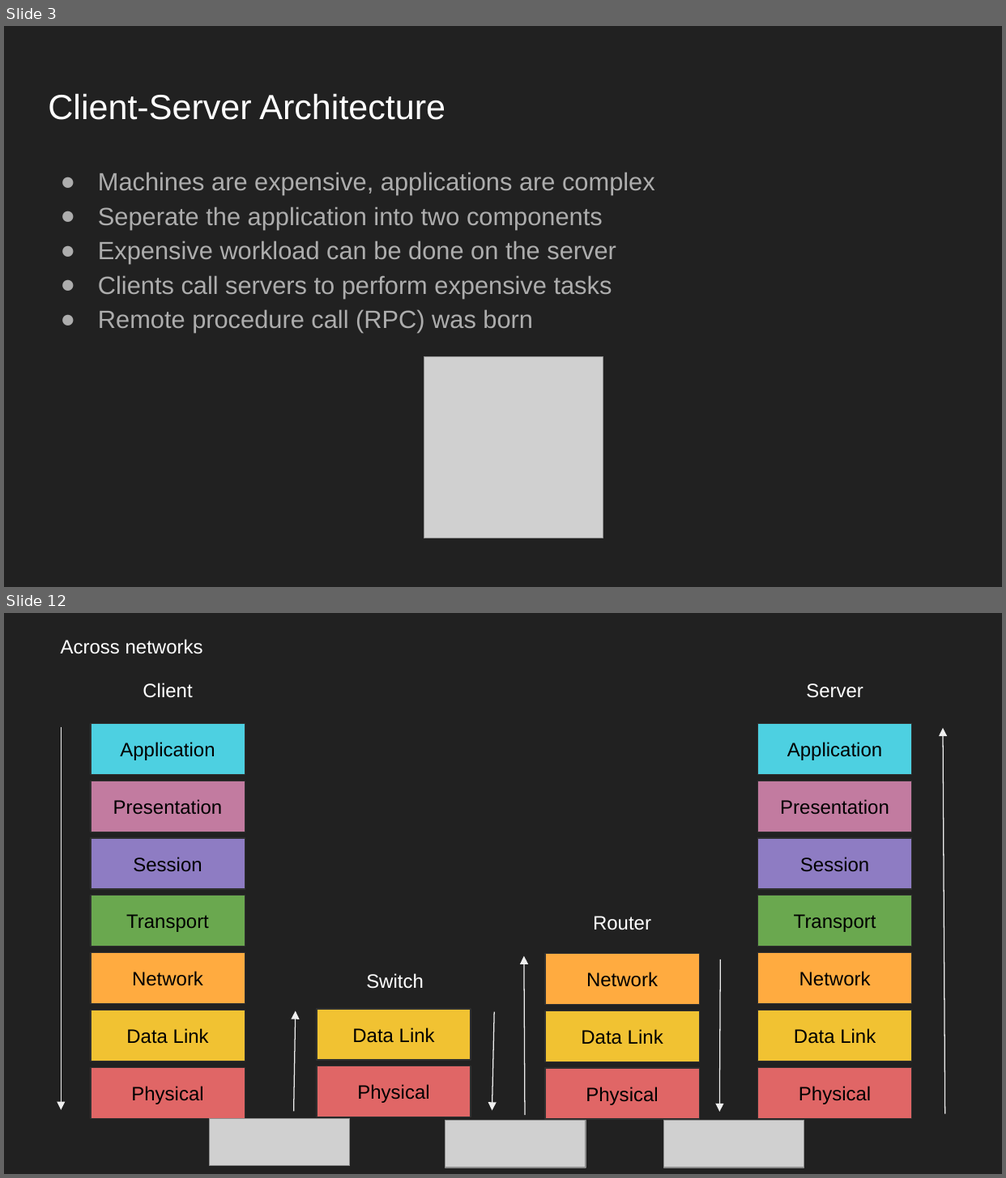
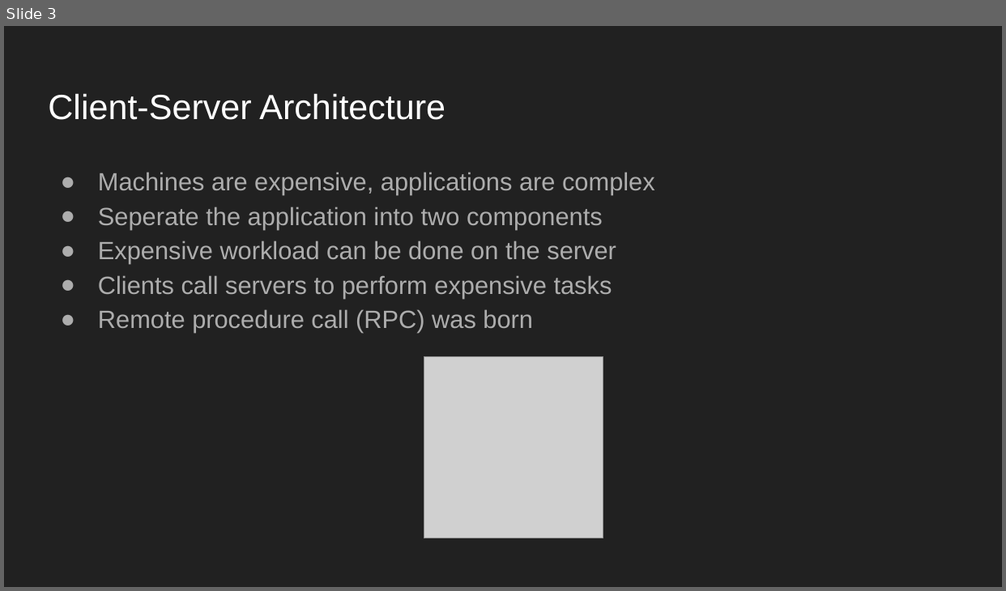
Before and after one commit to trthsa/thinkprompt-asm-file-manipulation, a slide deck: Networking.pptx. Shown one above the other, each under a label of ours: slides 3 and 12 before the commit, slide 3 after it; the slides between them are not shown. The pictures are 1006x1178 and 1006x591 pixels, drawn with LibreOffice and Linux fonts; fonts in the diff are those of the drawing; grey boxes stand for pictures. Boxes give left, top, right and bottom in pixels: in the first picture for what was removed or moved away, otherwise in the second. Text is boxed around its words. In the diff, an @@ line names an element or a change of style, - is before the commit and + after.

```diff
--- a/Networking.pptx
+++ b/Networking.pptx
@@ slide 12 removed at [4,613,1002,1174], background #212121 @@
@@ text removed at [61,639,203,654] @@
-Across networks
@@ text removed at [143,683,192,698] @@
-Client
@@ text removed at [806,683,863,698] @@
-Server
@@ arrow removed from (61, 726) to (61, 1110) @@
@@ rectangle removed at [91,724,245,775] @@
-Application
@@ rectangle removed at [757,724,911,775] @@
-Application
@@ arrow removed from (945, 1114) to (943, 728) @@
@@ rectangle removed at [91,781,245,832] @@
-Presentation
@@ rectangle removed at [757,781,911,832] @@
-Presentation
@@ rectangle removed at [91,838,245,889] @@
-Session
@@ rectangle removed at [757,838,911,889] @@
-Session
@@ rectangle removed at [91,896,245,946] @@
-Transport
@@ rectangle removed at [757,896,911,946] @@
-Transport
@@ text removed at [593,916,651,931] @@
-Router
@@ rectangle removed at [91,953,245,1004] @@
-Network
@@ text removed at [366,973,424,989] @@
-Switch
@@ arrow removed from (525, 1115) to (524, 956) @@
@@ rectangle removed at [545,953,698,1004] @@
-Network
@@ arrow removed from (721, 960) to (719, 1112) @@
@@ rectangle removed at [757,953,911,1004] @@
-Network
@@ rectangle removed at [91,1010,245,1061] @@
-Data Link
@@ arrow removed from (293, 1112) to (296, 1012) @@
@@ rectangle removed at [317,1009,470,1060] @@
-Data Link
@@ arrow removed from (494, 1012) to (492, 1111) @@
@@ rectangle removed at [545,1012,698,1062] @@
-Data Link
@@ rectangle removed at [757,1010,911,1061] @@
-Data Link
@@ rectangle removed at [91,1068,245,1119] @@
-Physical
@@ rectangle removed at [317,1066,470,1117] @@
-Physical
@@ rectangle removed at [545,1068,698,1119] @@
-Physical
@@ rectangle removed at [757,1068,911,1119] @@
-Physical
@@ picture removed at [210,1119,351,1167] @@
@@ picture removed at [445,1121,586,1169] @@
@@ picture removed at [663,1121,804,1169] @@
```
Also in this commit, not shown: 9 other slides removed, 20 other files.
